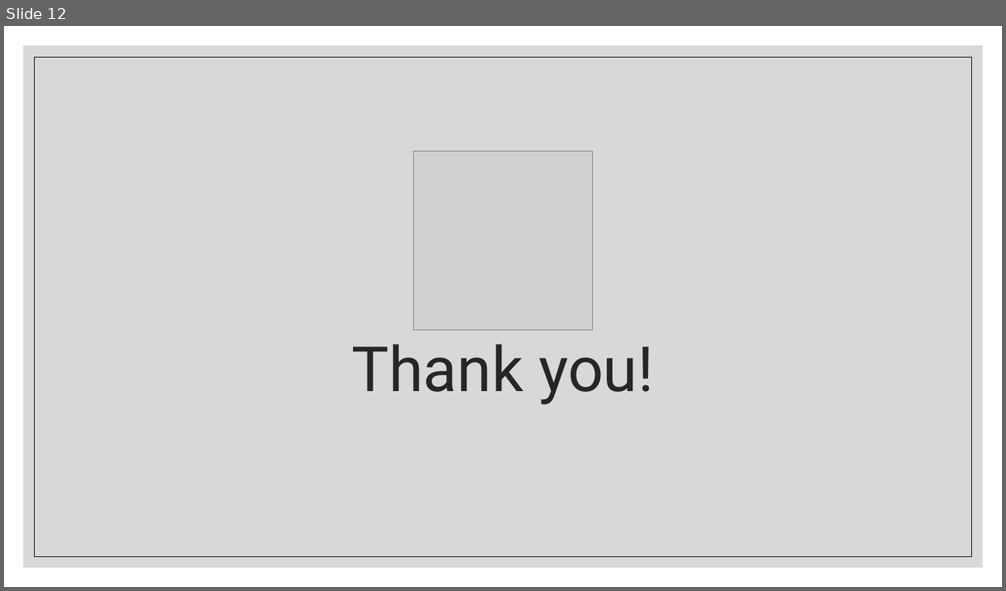
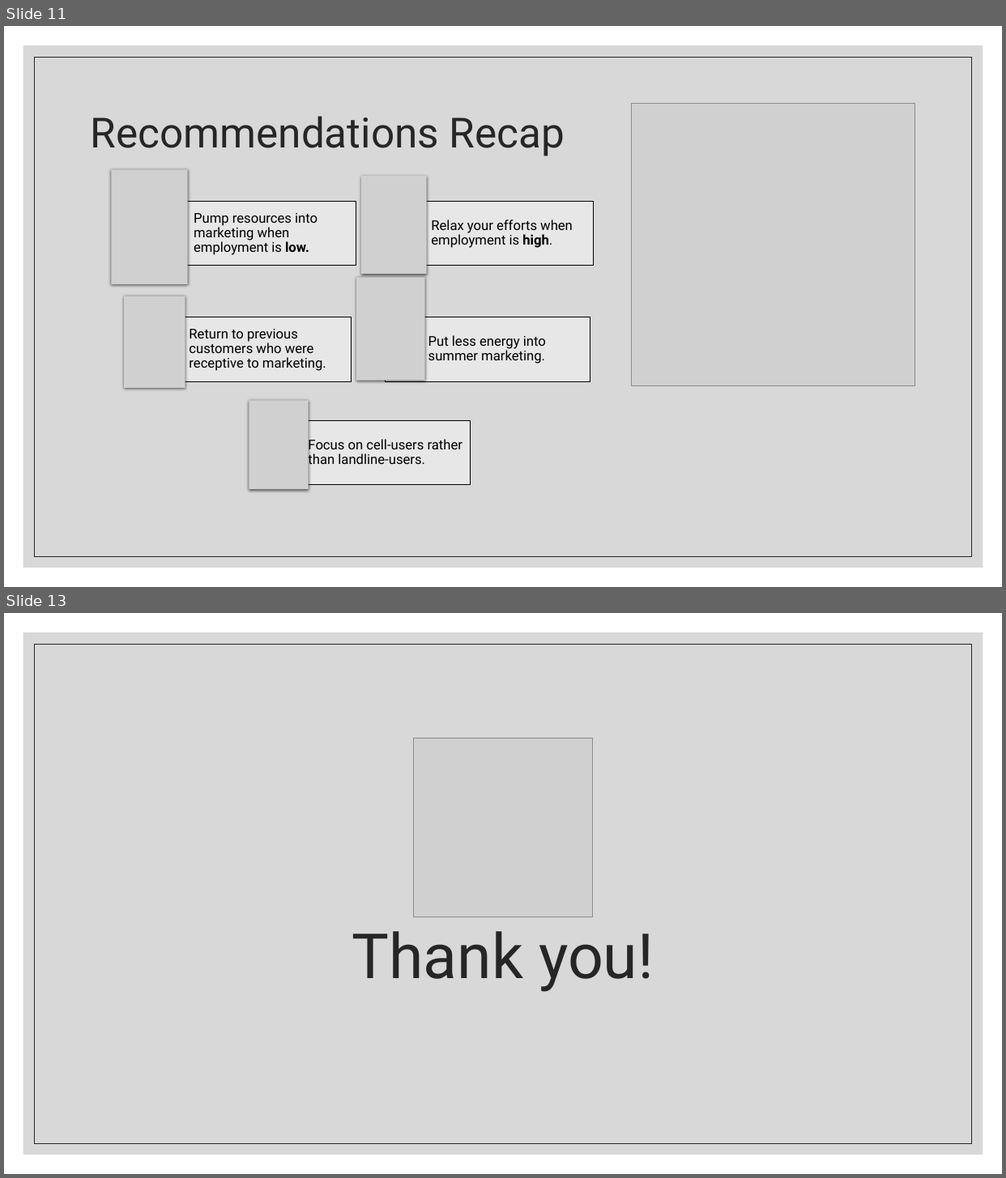
Before and after one commit to ndgigliotti/dsc-phase-3-project, a slide deck: presentation/predicting_bank_telemarketing_sales.pptx. Shown one above the other, each under a label of ours: slide 12 before the commit, slides 11 and 13 after it; the slides between them are not shown. The pictures are 1006x591 and 1006x1178 pixels, drawn with LibreOffice and Linux fonts; fonts in the diff are those of the drawing; grey boxes stand for pictures. Boxes give left, top, right and bottom in pixels: in the first picture for what was removed or moved away, otherwise in the second. Text is boxed around its words. In the diff, an @@ line names an element or a change of style, - is before the commit and + after.

```diff
--- a/presentation/predicting_bank_telemarketing_sales.pptx
+++ b/presentation/predicting_bank_telemarketing_sales.pptx
@@ slide 11 added at bbox=[4, 26, 1002, 587], background #FFFFFF; not listed: 2 template elements that a slide beside it also shows @@
@@ title added at bbox=[91, 116, 565, 156], 40 pt, text #262626 @@
+Recommendations Recap
@@ picture added at bbox=[632, 103, 914, 386] @@
@@ group added at bbox=[111, 169, 593, 490]: 5 rectangles, 5 texts, 5 pictures @@
+Pump resources into marketing when employment is low.
+Relax your efforts when employment is high.
+Return to previous customers who were receptive to marketing.
+Put less energy into summer marketing.
+Focus on cell-users rather than landline-users.
@@ what was slide 12 is now slide 13 @@
```
Also in this commit, not shown: 10 slides changed, 1 other file.
